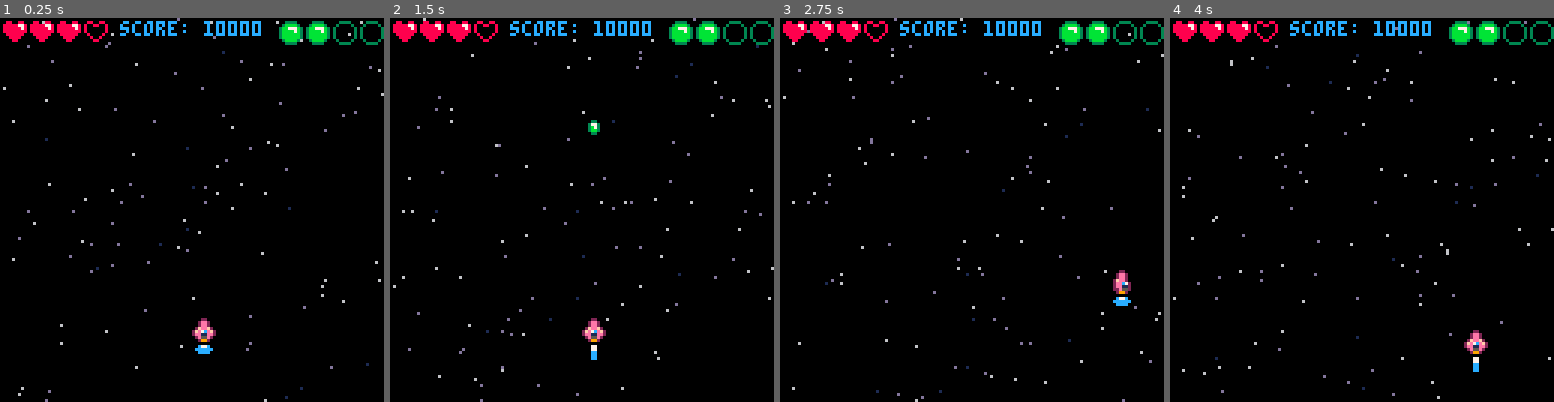
Above: before the commit, frames 1-4 (left to right).
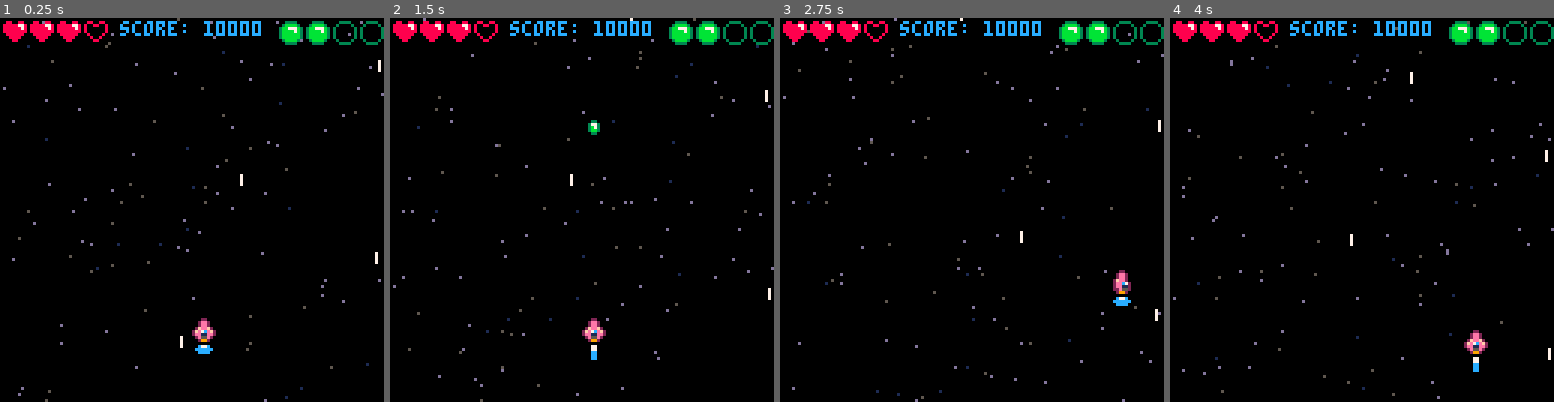
Above: after the commit, the same moments.

Repository: CalebmKopp/shmuptut
Game: PICO-8 cartridge shmup.p8
The game is run twice, just before and just after one commit, with the same random seed, the same clock (stepped at 60 frames per second) and the same inputs.
Inputs:
- Up to frame 1 (0.25 s): no input
- Up to frame 2 (1.5 s): tap X (X key) at 0.33, 1.07 s
- Up to frame 3 (2.75 s): hold Right 1.6-2.1 s; tap X (X key) at 1.85 s; hold Up 2.15-2.42 s; hold Right from 2.47 s (still down)
- Up to frame 4 (4 s): tap X (X key) at 2.97 s; release Right at 3.03 s; hold Left 3.08-3.58 s; hold Down 3.63-3.97 s

The runs differ from the first frame. In frame 1, 0.6% of the frame differs, in the area x 0-100%, y 0-100%; in frame 2, 0.6%; in frame 3, 0.6%; in frame 4, 0.6%.

Commit message:
commenting, and making specific stars really fast

Diff:
--- a/shmup.p8
+++ b/shmup.p8
@@ -167,18 +167,29 @@
 -->8
 function starfield()
 	for i=1,starcount do
-		local scolor=6
+
+		--default color, should never
+		--	be rendered
+		local scolor=8
 		local speed=starspd[i]
-		if speed < 1.3333 then
+		local toofast=false
+
+		if speed > 1.9600 then
+			scolor=7
+			toofast=true
+		elseif speed > 1.2 then
 			scolor=13
-		end
-		if speed < 0.6666 then
+		elseif speed > 0.7 then
+			scolor=5
+		else
 			scolor=1
 		end
 
-
-
-		pset(starx[i],stary[i],scolor)
+		if toofast then
+			line(starx[i],stary[i],starx[i],stary[i]-3,scolor)
+		else
+			pset(starx[i],stary[i],scolor)
+		end
 	end
 end
 
